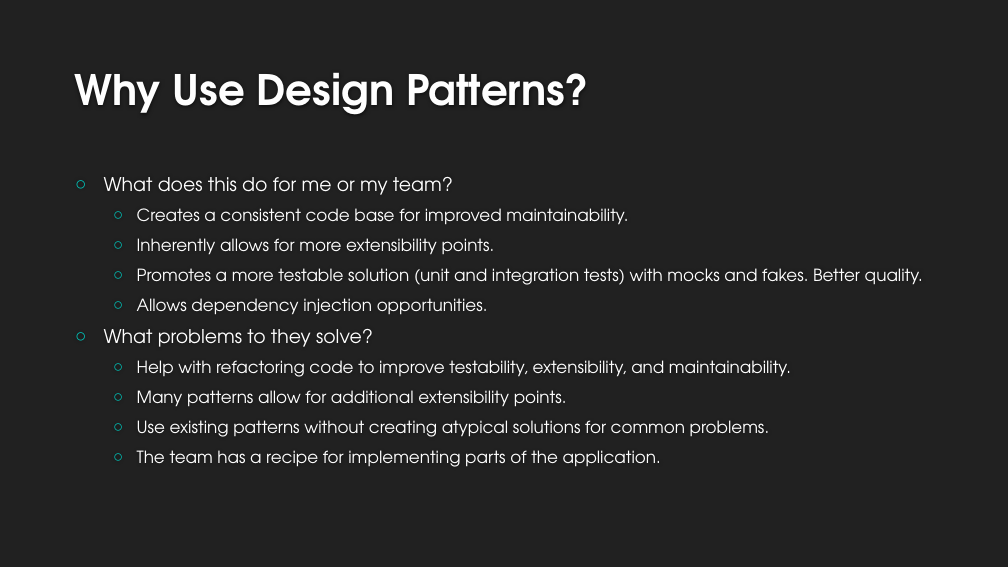
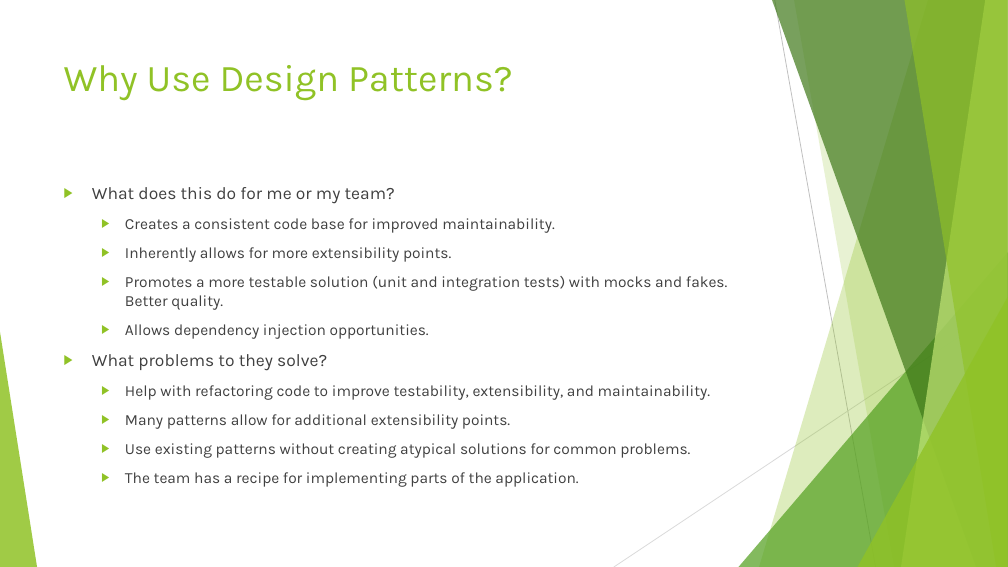
Before and after one commit to buildmotion/better-business-logic-with-typescript, a slide deck: slide 7 of Presentation/Better Business Logic with Typescript.pptx. Drawn at 1008x567 pixels with LibreOffice and Linux fonts; fonts in the diff are those of the drawing; background and template pictures are left out. Boxes give left, top, right and bottom in pixels: in the first picture for what was removed or moved away, otherwise in the second. Text is boxed around its words. In the diff, an @@ line names an element or a change of style, - is before the commit and + after.

```diff
--- a/Presentation/Better Business Logic with Typescript.pptx
+++ b/Presentation/Better Business Logic with Typescript.pptx
@@ background #212121 to #FFFFFF @@
@@ title "Why Use Design Patterns?": place and size @@
-title "Why Use Design Patterns?" at <box>75,72,589,115</box>
+title "Why Use Design Patterns?" at <box>64,65,513,101</box>
@@ title "Why Use Design Patterns?" at <box>64,65,513,101</box>: size 40 to 36 pt, font TeX Gyre Adventor to Karla, text colour #FEFEFE to #90C226, bold off; vertical alignment bottom to top @@
@@ text "What does this do for ...": place and size @@
-text "What does this do for ..." at <box>104,177,923,467</box>
+text "What does this do for ..." at <box>92,187,727,487</box>
@@ text "What does this do for ..." at <box>92,187,727,487</box>: size 18 to 16.6 pt in "What does this do for me or ...", "What problems to they solve?"; font TeX Gyre Adventor to Karla, text colour #FFFFFF to #404040, size 16 to 14.8 pt; bullet ○ to ▶; bullet colour #00C6BB to #90C226; vertical alignment middle to top @@
@@ group added at <box>0,0,1008,567</box>: 5 freeform shapes, 3 triangles, 2 lines @@
```
Also in this commit, not shown: 10 other slides changed.
